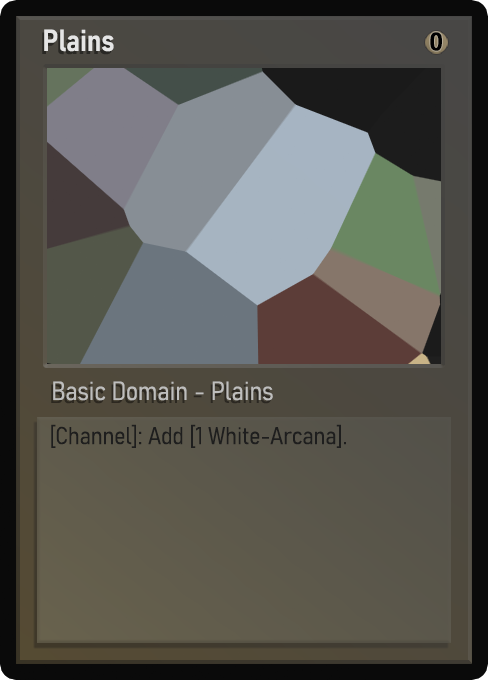
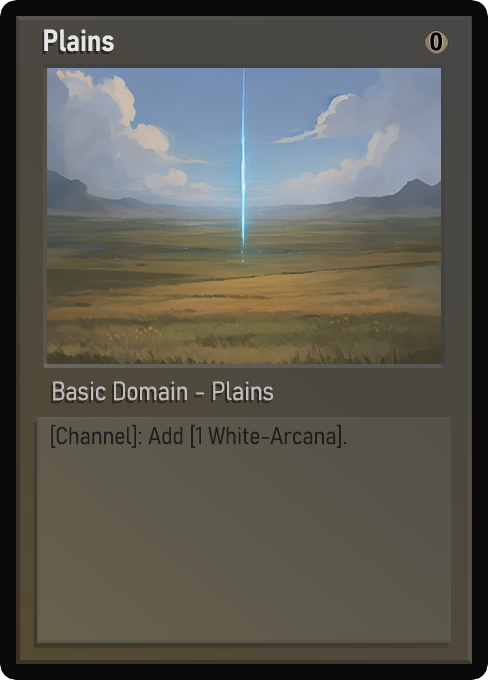
Layers edited between the first and the second 488×680 image:
painted on "Name" over <box>51,33,114,51</box>
painted on "Class" over <box>53,381,274,401</box>
painted on "Desc_norm" over <box>58,428,336,445</box>
painted on "Artwork" over <box>47,68,441,364</box>
